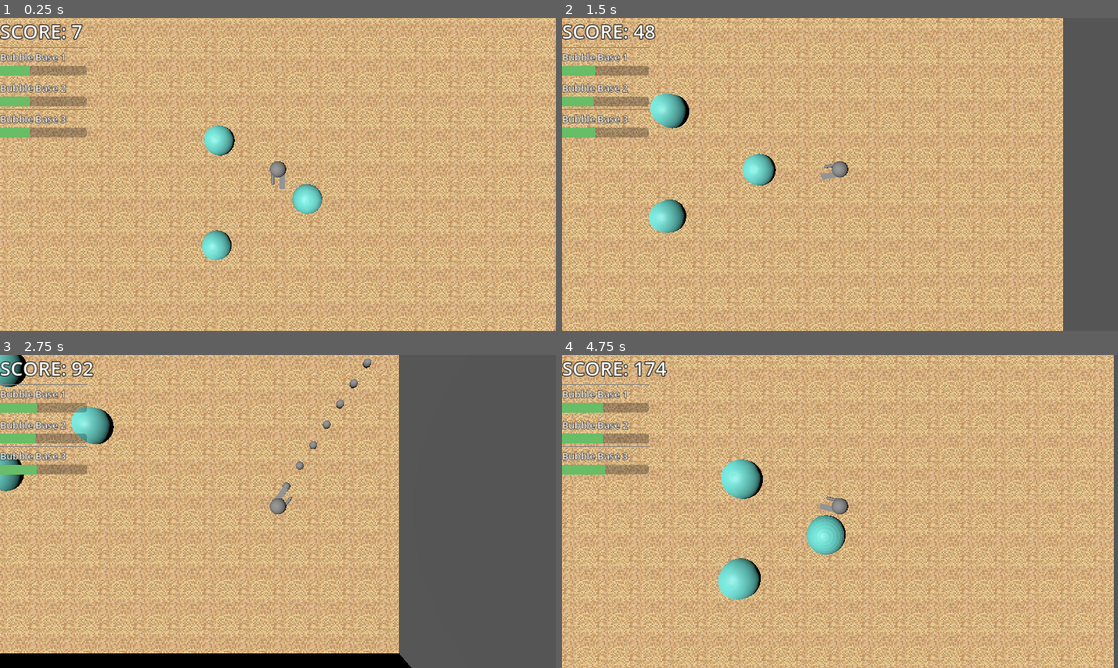
Above: before the commit, frames 1-4 (two rows, left to right).
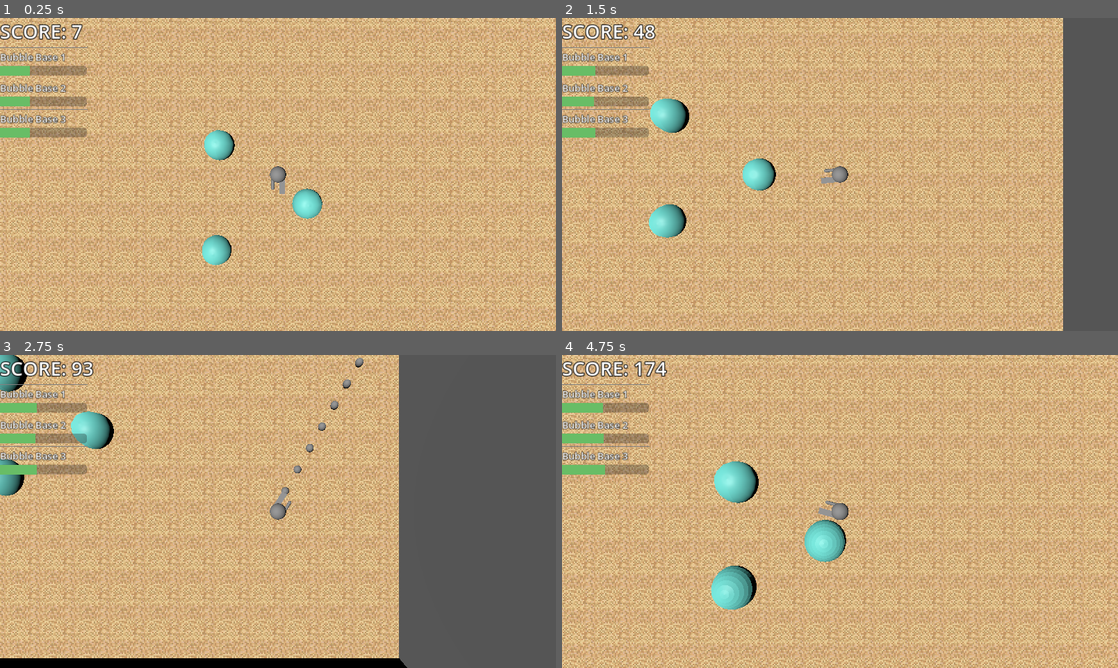
Above: after the commit, the same moments.

Repository: BlackBarman/GGJ_2025
Game: Godot game, scene res://Levels/level.tscn
Two runs of this game, one before a commit and one after it. Both use one fixed random seed, a clock stepped at 60 frames per second and the inputs below.
Inputs (mouse positions are in pixels of both pictures, inside the frame that each line leads up to):
- Up to frame 1 (0.25 s): no input
- Up to frame 2 (1.5 s): tap Enter (ui_accept) at 0.5, 0.77 s; move the mouse to (962, 158) at 0.52 s; press the mouse at (962, 158) at 0.53 s; hold Right (ui_right) 0.53-1.28 s; move the mouse to (728, 190) at 1.27 s; release the mouse at (728, 190) at 1.28 s; hold Down (ui_down) from 1.28 s (still down); click (728, 190) at 1.35 s
- Up to frame 3 (2.75 s): tap Enter (ui_accept) at 1.52 s; move the mouse to (333, 442) at 2.02 s; release Down (ui_down) at 2.03 s; press the mouse at (333, 442) at 2.03 s; hold Right (ui_right) from 2.03 s (still down)
- Up to frame 4 (4.75 s): move the mouse to (812, 574) at 2.77 s; release Right (ui_right) at 2.78 s; release the mouse at (812, 574) at 2.78 s; hold Up (ui_up) 2.78-3.53 s; click (812, 574) at 2.85 s; tap Enter (ui_accept) at 3.02, 3.77, 4.52 s; move the mouse to (1006, 558) at 3.52 s; press the mouse at (1006, 558) at 3.53 s; hold Left (ui_left) from 3.53 s (still down); move the mouse to (673, 464) at 4.27 s; release the mouse at (673, 464) at 4.28 s; click (673, 464) at 4.35 s

The runs differ from the first frame. In frame 1, 52% of the frame differs, in the area x 0-100%, y 0-100%; in frame 2, 47%; in frame 3, 37%; in frame 4, 53%.

Commit message:
separated camera from character

Diff:
--- /dev/null
+++ b/ggj_2025/Levels/camera_3d.gd
@@ -0,0 +1,23 @@
+extends Camera3D
+
+
+@export var character : CharacterBody3D
+@export var speed : float = 15.0
+@export var main_level : Level
+
+# Called when the node enters the scene tree for the first time.
+func _ready() -> void:
+	pass # Replace with function body.
+
+
+# Called every frame. 'delta' is the elapsed time since the previous frame.
+func _process(delta: float) -> void:
+	if main_level.game_over == false:
+		var hor_position = Vector2(global_position.x,global_position.z)
+		var hor_target = Vector2(character.global_position.x, character.global_position.z)
+		print("target: ", hor_target)
+		#hor_position.lerp(hor_target, speed)
+		hor_position = hor_target
+		print("current position: ", hor_position)
+		global_position.x = hor_position.x
+		global_position.z = hor_position.y
--- a/ggj_2025/Levels/level.tscn
+++ b/ggj_2025/Levels/level.tscn
@@ -6,7 +6,8 @@
 [ext_resource type="PackedScene" uid="uid://cg8dbagredl1y" path="res://user_interface.tscn" id="5_fkdie"]
 [ext_resource type="PackedScene" uid="uid://ccwkw3gk2obrk" path="res://Chara.tscn" id="6_81aot"]
 [ext_resource type="Texture2D" uid="uid://dgwuvt75nv5h" path="res://Art/sandTexture.png" id="6_ihoce"]
-[ext_resource type="PackedScene" uid="uid://c55d1hd8xdqse" path="res://LevelIngredients/enemy_manager.tscn" id="7_0sfro"]
+[ext_resource type="Script" path="res://Levels/camera_3d.gd" id="6_rjptt"]
+[ext_resource type="PackedScene" path="res://LevelIngredients/enemy_manager.tscn" id="7_0sfro"]
 [ext_resource type="AudioStream" uid="uid://0kr4fh1mbmjt" path="res://Sounds/411462__thebuilder15__bubble-pop.wav" id="8_3opmy"]
 [ext_resource type="Script" path="res://Levels/bubble_popping.gd" id="9_f8ko0"]
 
@@ -49,10 +50,13 @@
 transform = Transform3D(1, 0, 0, 0, 1, 0, 0, 0, 1, 0, 0.5, 0)
 collision_layer = 13
 collision_mask = 13
-camera = NodePath("Camera3D")
+camera = NodePath("../Camera3D")
 
-[node name="Camera3D" type="Camera3D" parent="CharacterBody3D"]
-transform = Transform3D(-4.37114e-08, 1, 4.37114e-08, 0, -4.37114e-08, 1, 1, 4.37114e-08, 1.91069e-15, -0.32163, 13, 0)
+[node name="Camera3D" type="Camera3D" parent="." node_paths=PackedStringArray("character", "main_level")]
+transform = Transform3D(-4.37114e-08, 1, 4.37114e-08, 0, -4.37114e-08, 1, 1, 4.37114e-08, 1.91069e-15, -0.32163, 13.5, 0)
+script = ExtResource("6_rjptt")
+character = NodePath("../CharacterBody3D")
+main_level = NodePath("..")
 
 [node name="StaticBody3D" type="StaticBody3D" parent="."]
 
Not shown: 1 places in ggj_2025/Levels/level.tscn that only renumber resources
